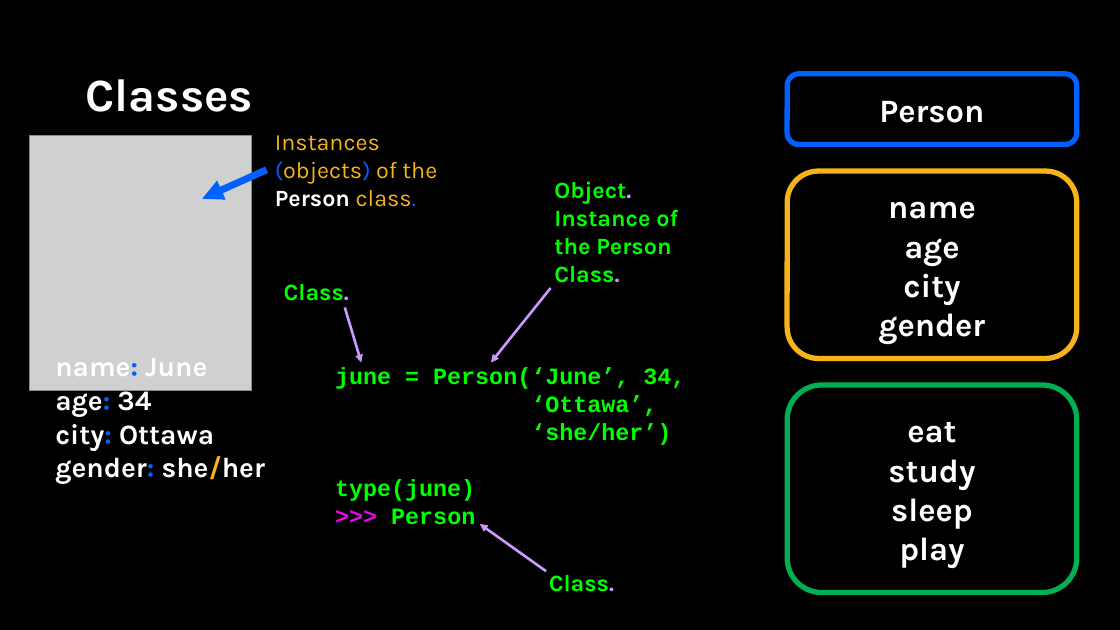
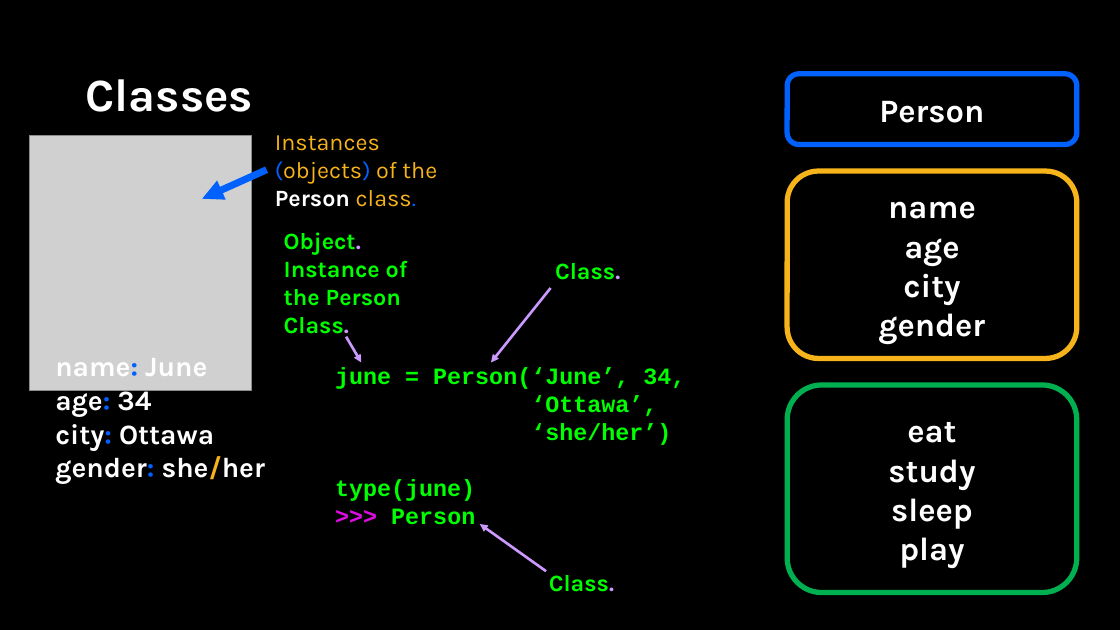
Before and after one commit to APS106/APS106-winter-2025-kinsella-goodfellow, a slide deck: slide 14 of lectures/week10/lecture2/slides/week10_lecture2.pptx (slide 15 before the commit). Drawn at 1120x630 pixels with LibreOffice and Linux fonts; fonts in the diff are those of the drawing; grey boxes stand for pictures; background and template pictures are left out. Boxes give left, top, right and bottom in pixels: in the first picture for what was removed or moved away, otherwise in the second. Text is boxed around its words. In the diff, an @@ line names an element or a change of style, - is before the commit and + after.

```diff
--- a/lectures/week10/lecture2/slides/week10_lecture2.pptx
+++ b/lectures/week10/lecture2/slides/week10_lecture2.pptx
@@ text at bbox=[284, 232, 408, 338]: text changed @@
-Class.
+Object.
+Instance of the Person Class.
@@ text at bbox=[555, 263, 620, 280]: text changed @@
-Object.
-Instance of the Person Class.
+Class.
@@ arrow moved from (344, 308) - (361, 363) to (346, 337) - (361, 363) @@
```
Also in this commit, not shown: 6 other slides changed, 4 slides added, 1 slide removed, 5 other files.
